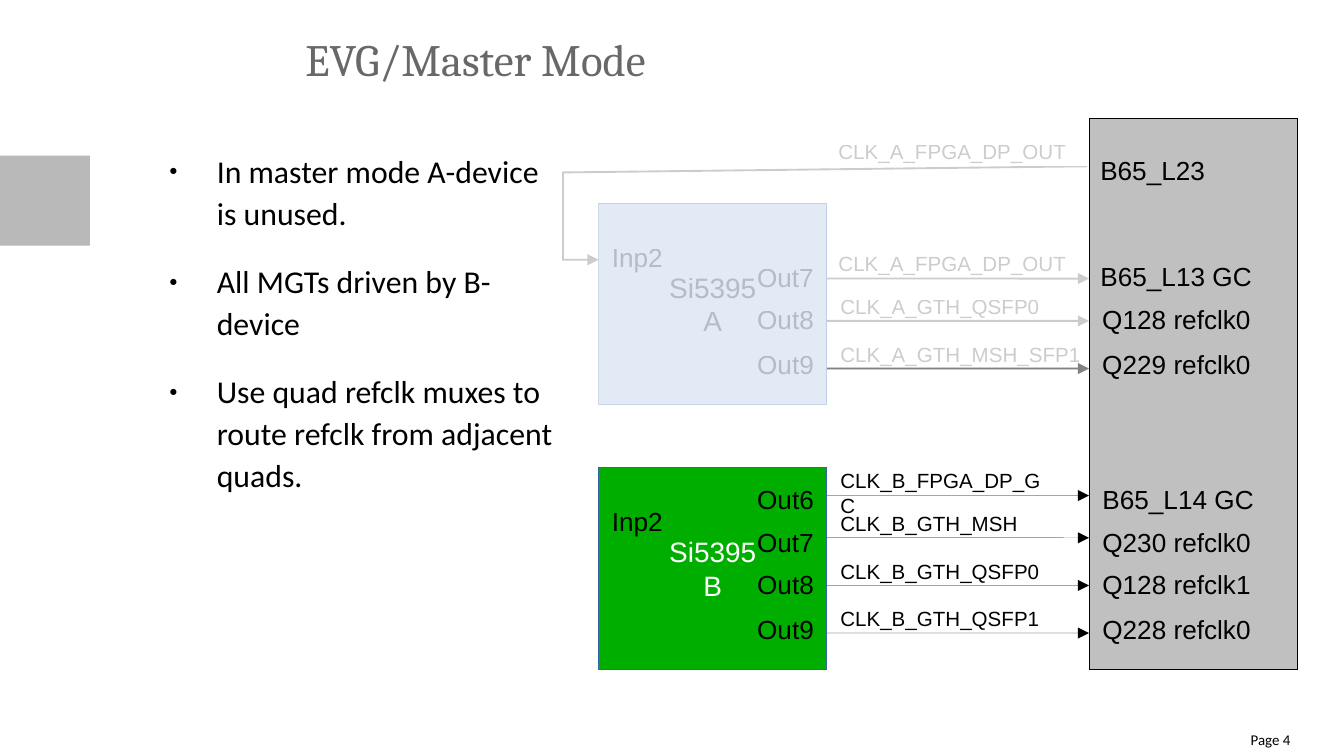
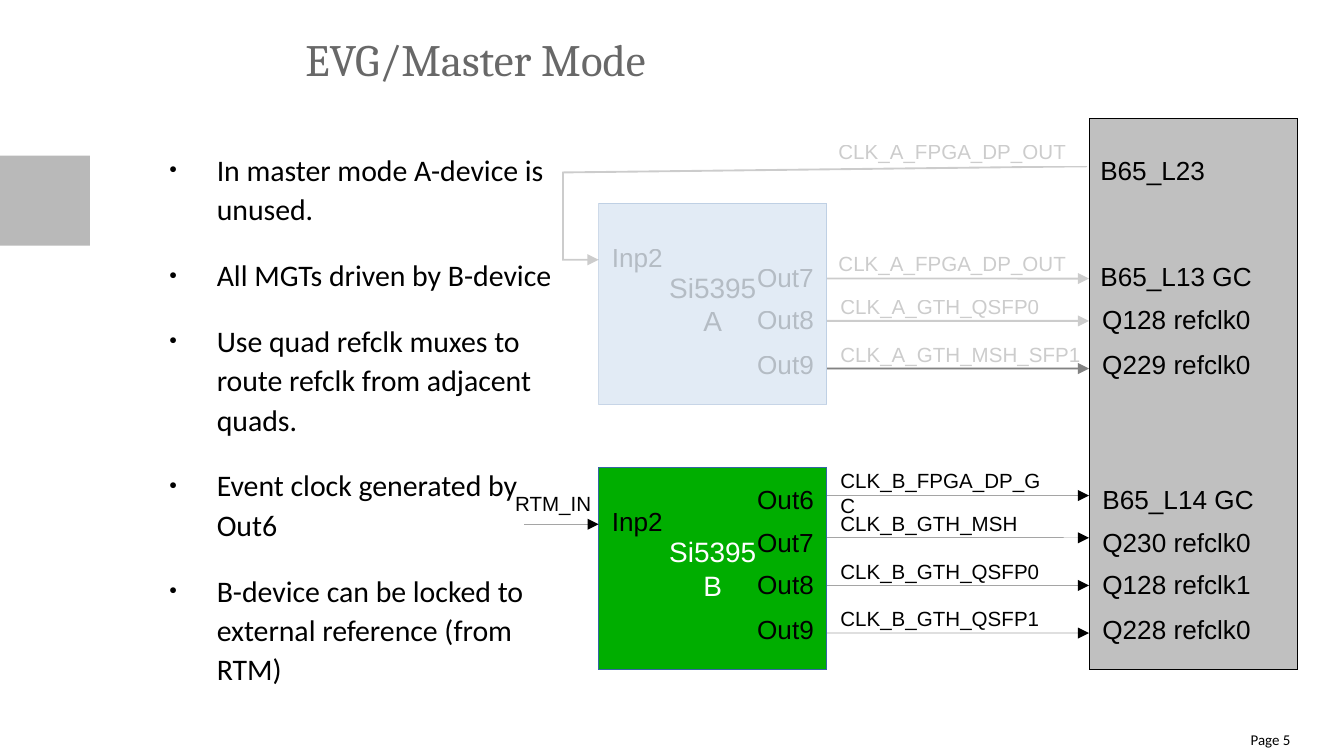
Before and after one commit to paulscherrerinstitute/CIO_EVM, a slide deck: slide 5 of doc/Clocking Notes.odp (slide 4 before the commit). Drawn at 1344x756 pixels with LibreOffice and Linux fonts; fonts in the diff are those of the drawing; background and template pictures are left out. Boxes give left, top, right and bottom in pixels: in the first picture for what was removed or moved away, otherwise in the second. Text is boxed around its words. In the diff, an @@ line names an element or a change of style, - is before the commit and + after.

```diff
--- a/doc/Clocking Notes.odp
+++ b/doc/Clocking Notes.odp
@@ text at box(217, 160, 551, 436): size 17 to 16 pt in "In master mode A-device is unused.", "All MGTs driven by B-device", "Use quad refclk muxes to route refclk ..." @@
@@ text at box(217, 475, 523, 645): paragraphs added @@
+● Event clock generated by Out6
+● B-device can be locked to external reference (from RTM)
@@ text added at box(515, 497, 591, 515), 11 pt, text #000000 @@
+RTM_IN
@@ arrow added from (524, 524) to (598, 524), #000000 0 pt @@
@@ page number at box(1251, 735, 1291, 748): text changed @@
-Page 4
+Page 5
```
Also in this commit, not shown: 4 other slides changed, 1 slide added, 1 other file.
